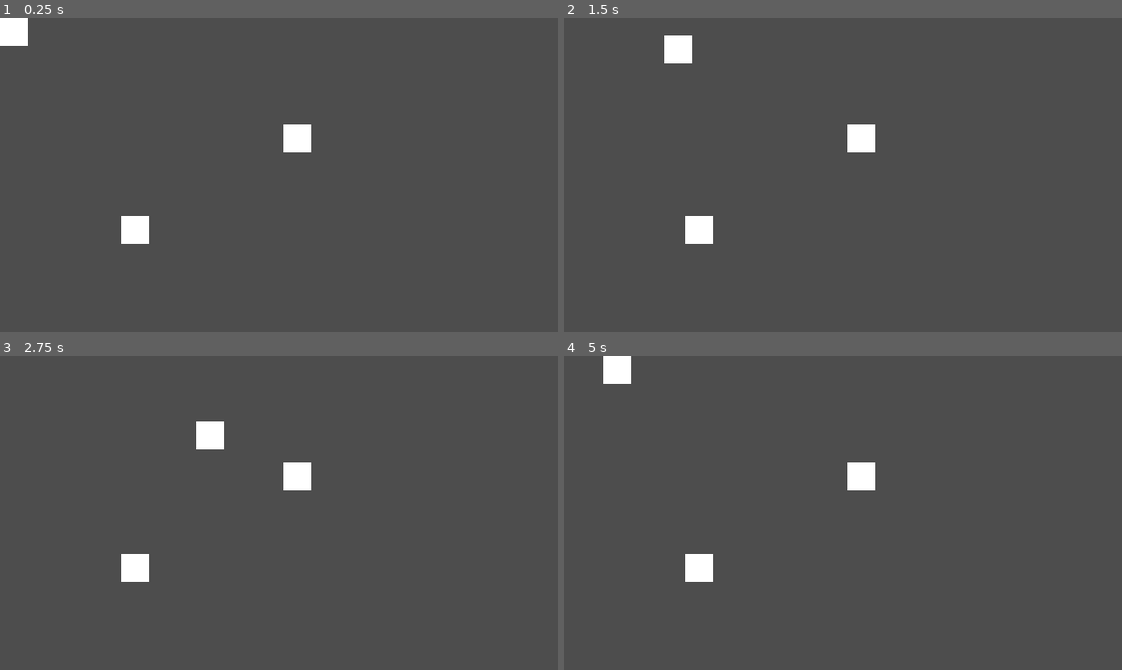
Above: before the commit, frames 1-4 (two rows, left to right).
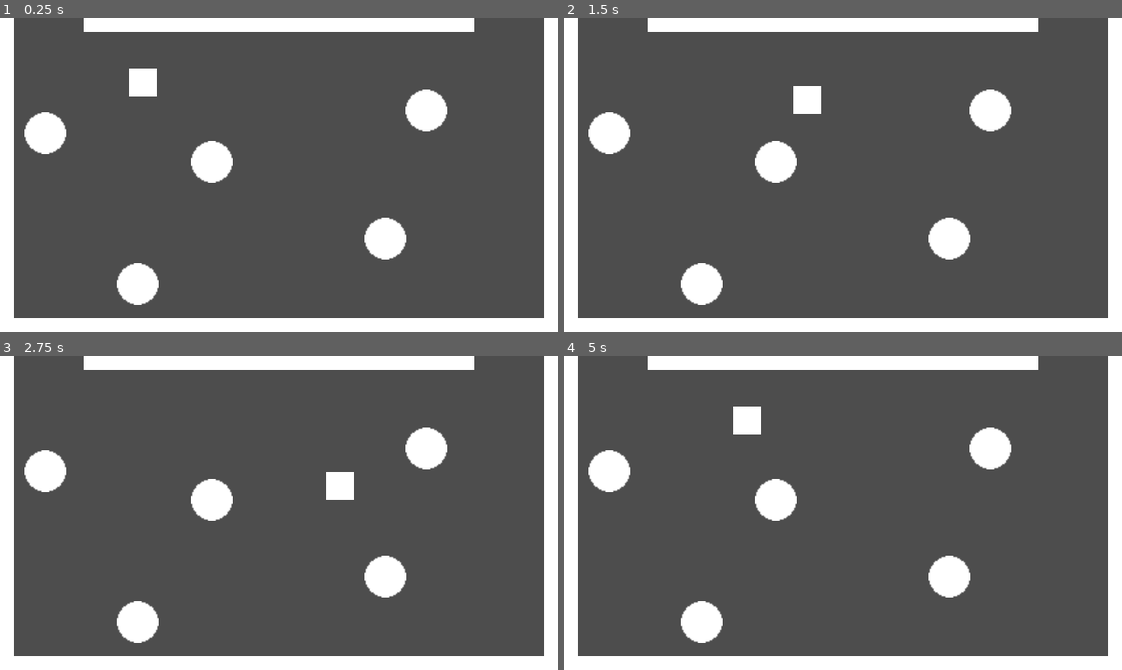
Above: after the commit, the same moments.

Repository: billbobphil/coffee-jam-2023
Game: Godot game, scene res://scenes/rootScene.tscn
The game is run twice, just before and just after one commit, with the same random seed, the same clock (stepped at 60 frames per second) and the same inputs.
Inputs:
- Up to frame 1 (0.25 s): no input
- Up to frame 2 (1.5 s): tap Enter at 0.5 s; hold D (move_right) 0.53-1.28 s; tap Space (dash) at 0.6 s; hold S (move_down) from 1.28 s (still down); tap F (interact) at 1.35 s
- Up to frame 3 (2.75 s): release S (move_down) at 2.03 s; hold D (move_right) from 2.03 s (still down); tap Space (dash) at 2.1 s
- Up to frame 4 (5 s): release D (move_right) at 2.78 s; hold W (move_up) 2.78-3.53 s; tap F (interact) at 2.85, 4.35 s; hold A (move_left) from 3.53 s (still down); tap Space (dash) at 3.6 s

The runs differ from the first frame. In frame 1, 18% of the frame differs, in the area x 0-100%, y 0-100%; in frame 2, 18%; in frame 3, 18%; in frame 4, 18%.

Commit message:
Added a wall generator

Diff:
--- a/scenes/rootScene.tscn
+++ b/scenes/rootScene.tscn
@@ -1,13 +1,28 @@
-[gd_scene load_steps=3 format=3 uid="uid://7je3nu0pdsus"]
+[gd_scene load_steps=4 format=3 uid="uid://7je3nu0pdsus"]
 
 [ext_resource type="PackedScene" uid="uid://bhasvup0wqgs5" path="res://scenes/player.tscn" id="1_fb7x5"]
-[ext_resource type="PackedScene" uid="uid://mkw6mia3fmqe" path="res://scenes/station.tscn" id="2_ss5ap"]
+[ext_resource type="PackedScene" uid="uid://c6t81pnweu3om" path="res://scenes/table.tscn" id="2_4o8w4"]
+[ext_resource type="Script" path="res://scripts/WallGenerator.gd" id="4_nmx7f"]
 
 [node name="Demo" type="Node2D"]
 
 [node name="Player" parent="." instance=ExtResource("1_fb7x5")]
+position = Vector2(164, 74)
 
-[node name="Station" parent="." instance=ExtResource("2_ss5ap")]
+[node name="Table" parent="." instance=ExtResource("2_4o8w4")]
+position = Vector2(52, 132)
 
-[node name="Station2" parent="." instance=ExtResource("2_ss5ap")]
-position = Vector2(155, 243)
+[node name="Table2" parent="." instance=ExtResource("2_4o8w4")]
+position = Vector2(243, 165)
+
+[node name="Table3" parent="." instance=ExtResource("2_4o8w4")]
+position = Vector2(489, 106)
+
+[node name="Table4" parent="." instance=ExtResource("2_4o8w4")]
+position = Vector2(158, 305)
+
+[node name="Table5" parent="." instance=ExtResource("2_4o8w4")]
+position = Vector2(442, 253)
+
+[node name="WallGenerator" type="Node2D" parent="."]
+script = ExtResource("4_nmx7f")
--- /dev/null
+++ b/scenes/table.tscn
@@ -0,0 +1,16 @@
+[gd_scene load_steps=3 format=3 uid="uid://c6t81pnweu3om"]
+
+[ext_resource type="Texture2D" uid="uid://df3uxqwbc6ncl" path="res://art/32x32-circle.png" id="1_84ujl"]
+
+[sub_resource type="CircleShape2D" id="CircleShape2D_0llar"]
+radius = 24.1868
+
+[node name="Table" type="StaticBody2D"]
+position = Vector2(129, 160)
+
+[node name="Sprite2D" type="Sprite2D" parent="."]
+scale = Vector2(1.5, 1.5)
+texture = ExtResource("1_84ujl")
+
+[node name="CollisionShape2D" type="CollisionShape2D" parent="."]
+shape = SubResource("CircleShape2D_0llar")
--- /dev/null
+++ b/scenes/wall.tscn
@@ -0,0 +1,15 @@
+[gd_scene load_steps=3 format=3 uid="uid://bx60ow40aqjwp"]
+
+[ext_resource type="Texture2D" uid="uid://caaemqq2ww1yi" path="res://art/32x32-cube.png" id="1_5ako3"]
+
+[sub_resource type="RectangleShape2D" id="RectangleShape2D_nxmwy"]
+size = Vector2(32, 32)
+
+[node name="Wall" type="StaticBody2D"]
+position = Vector2(112, 0)
+
+[node name="Sprite2D" type="Sprite2D" parent="."]
+texture = ExtResource("1_5ako3")
+
+[node name="CollisionShape2D" type="CollisionShape2D" parent="."]
+shape = SubResource("RectangleShape2D_nxmwy")
--- /dev/null
+++ b/scripts/WallGenerator.gd
@@ -0,0 +1,36 @@
+extends Node2D
+
+const NUMBER_OF_WALLS_TOP = 14;
+var wallScene = preload("res://scenes/wall.tscn");
+const STARTING_TOP_POSITION_X = 112;
+const GAME_WIDTH_UNITS = 20;
+const GAME_HEIGHT_UNITS = 11;
+
+# Called when the node enters the scene tree for the first time.
+func _ready():
+	for i in NUMBER_OF_WALLS_TOP:
+		var createdWall = wallScene.instantiate();
+		createdWall.position.x = STARTING_TOP_POSITION_X + (i * 32);
+		add_child(createdWall);
+
+	for i in GAME_WIDTH_UNITS + 1:
+		var createdWall = wallScene.instantiate();
+		createdWall.position.x = 0 + (i * 32);
+		createdWall.position.y = 360;
+		add_child(createdWall);
+
+	for i in GAME_HEIGHT_UNITS + 1:
+		var createdWall = wallScene.instantiate();
+		createdWall.position.x = 0;
+		createdWall.position.y = 0 + (i * 32);
+		add_child(createdWall);
+
+		var createdFarWall = wallScene.instantiate()
+		createdFarWall.position.x = 640;
+		createdFarWall.position.y = 0 + (i * 32);
+		add_child(createdFarWall);
+
+
+# Called every frame. 'delta' is the elapsed time since the previous frame.
+func _process(delta):
+	pass
Binary file added: art/32x32-circle.png
Not shown, added: art/32x32-circle.png.import
